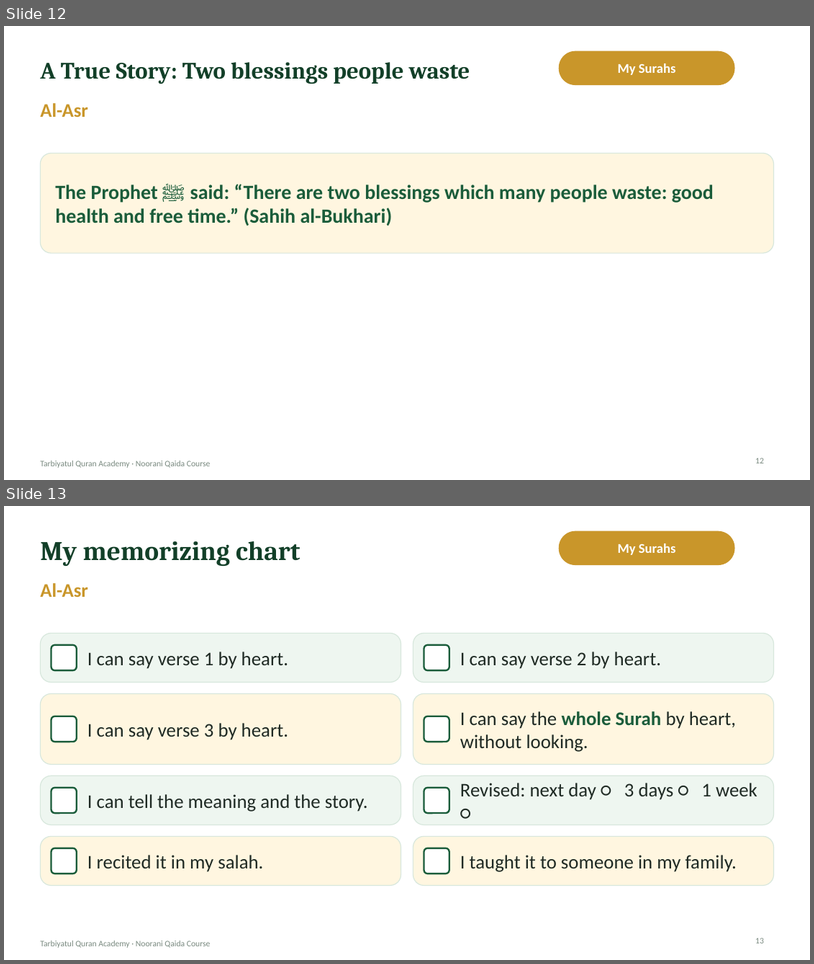
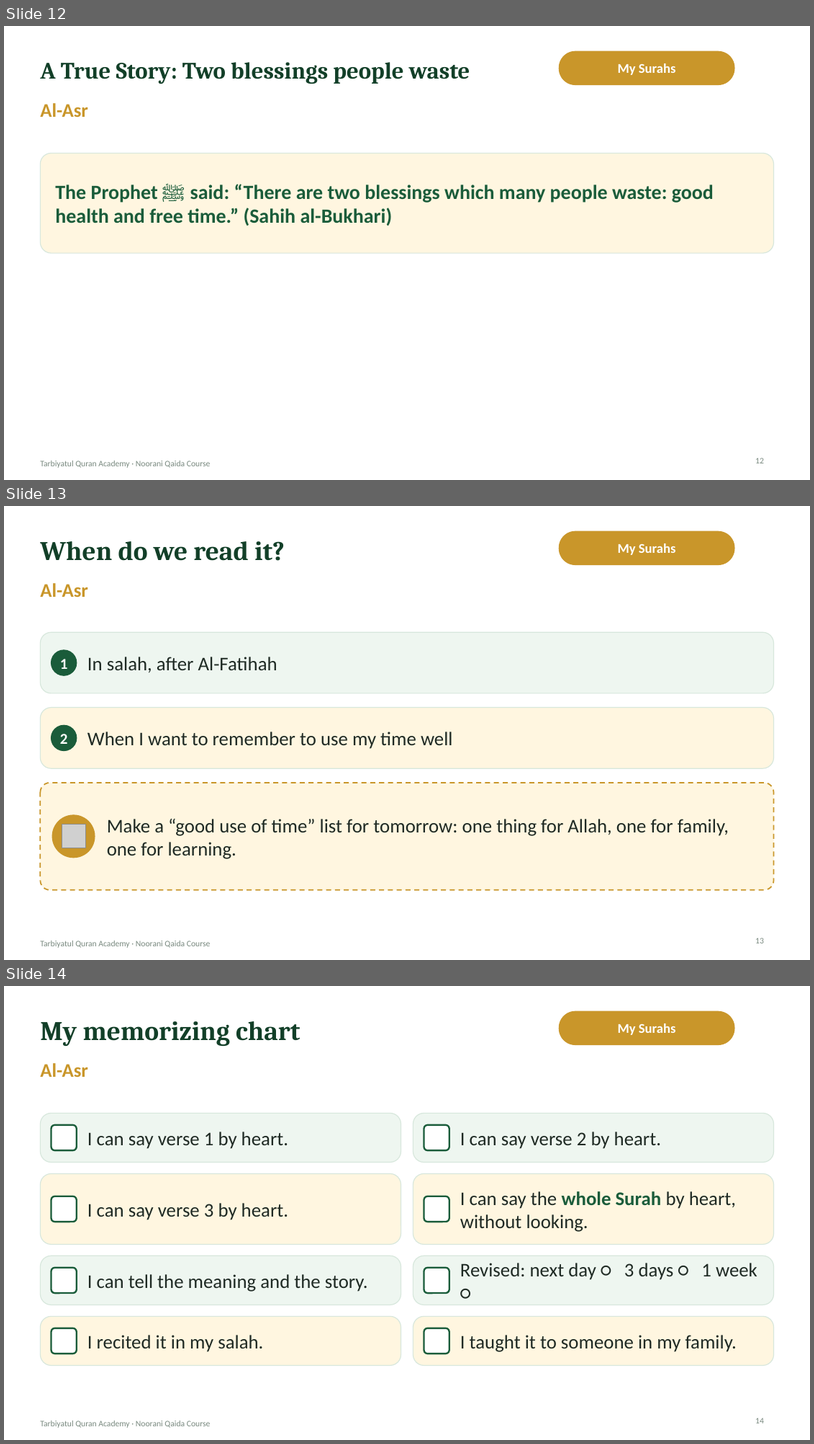
Before and after one commit to ibnhosain/TQA-Management-System, a slide deck: backend/core/deck_seed/noorani-qaida-lecture-21.pptx. Shown one above the other, each under a label of ours: slides 12 and 13 before the commit, slides 12, 13 and 14 after it. The pictures are 814x964 and 814x1444 pixels, drawn with LibreOffice and Linux fonts; fonts in the diff are those of the drawing; grey boxes stand for pictures; background and template pictures are left out. Boxes give left, top, right and bottom in pixels: in the first picture for what was removed or moved away, otherwise in the second. Text is boxed around its words. In the diff, an @@ line names an element or a change of style, - is before the commit and + after.

```diff
--- a/backend/core/deck_seed/noorani-qaida-lecture-21.pptx
+++ b/backend/core/deck_seed/noorani-qaida-lecture-21.pptx
@@ slide 13 added at box(4, 506, 810, 960), background #FFFFFF; not listed: 1 template element that a slide beside it also shows @@
@@ title added at box(40, 541, 285, 561), 32 pt, text #123F28, bold @@
+When do we read it?
@@ rounded rectangle added at box(559, 531, 735, 565), fill #C9962A, outline #C9962A 1 pt @@
@@ text added at box(618, 543, 676, 555), 16 pt, text #FFFFFF, bold @@
+My Surahs
@@ text added at box(40, 583, 88, 597), 23 pt, text #C9962A, bold @@
+Al-Asr
@@ rounded rectangle added at box(40, 633, 774, 693), fill #EEF6F0, outline #D7E7DC 1 pt @@
@@ ellipse added at box(52, 650, 77, 675), fill #1A5C3A, outline #1A5C3A 1 pt @@
@@ text added at box(88, 656, 278, 672), 23 pt, text #1F2A24 @@
+In salah, after Al-Fatihah
@@ text added at box(60, 659, 68, 669), 18 pt, text #FFFFFF, bold @@
+1
@@ rounded rectangle added at box(40, 708, 774, 769), fill #FFF6E0, outline #D7E7DC 1 pt @@
@@ ellipse added at box(52, 725, 77, 750), fill #1A5C3A, outline #1A5C3A 1 pt @@
@@ text added at box(60, 734, 68, 744), 18 pt, text #FFFFFF, bold @@
+2
@@ text added at box(88, 731, 453, 749), 23 pt, text #1F2A24 @@
+When I want to remember to use my time well
@@ rounded rectangle added at box(40, 782, 774, 890), fill #FFF6E0, outline #C9962A 1.5 pt dashed @@
@@ ellipse added at box(52, 815, 95, 857), fill #C9962A, outline #C9962A 1 pt @@
@@ picture added at box(62, 824, 85, 848) @@
@@ text added at box(107, 818, 729, 859), 23 pt, text #1F2A24 @@
+Make a “good use of time” list for tomorrow: one thing for Allah, one for family, one for learning.
@@ page number added at box(756, 937, 764, 943), 10 pt, text #7A8A80 @@
+13
@@ what was slide 13 is now slide 14 @@
@@ page number at box(756, 1417, 764, 1423): text changed @@
-13
+14
```
Also in this commit, not shown: 4 slides changed, 1 other slide added, 43 other files.
